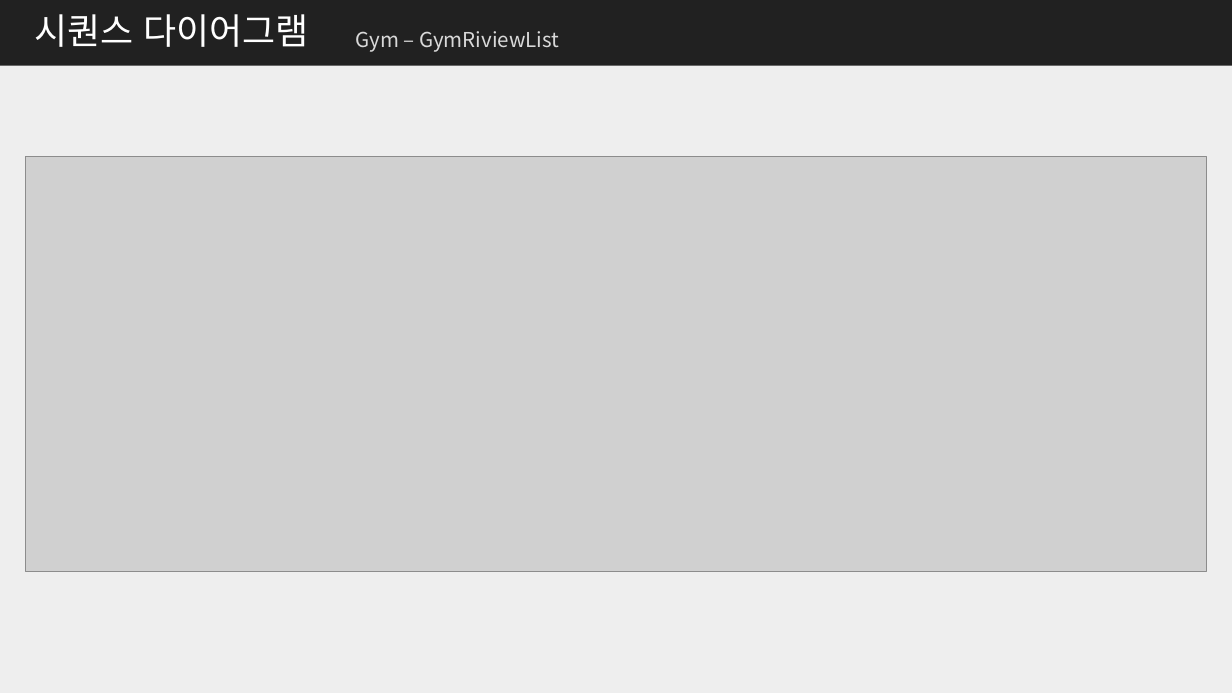
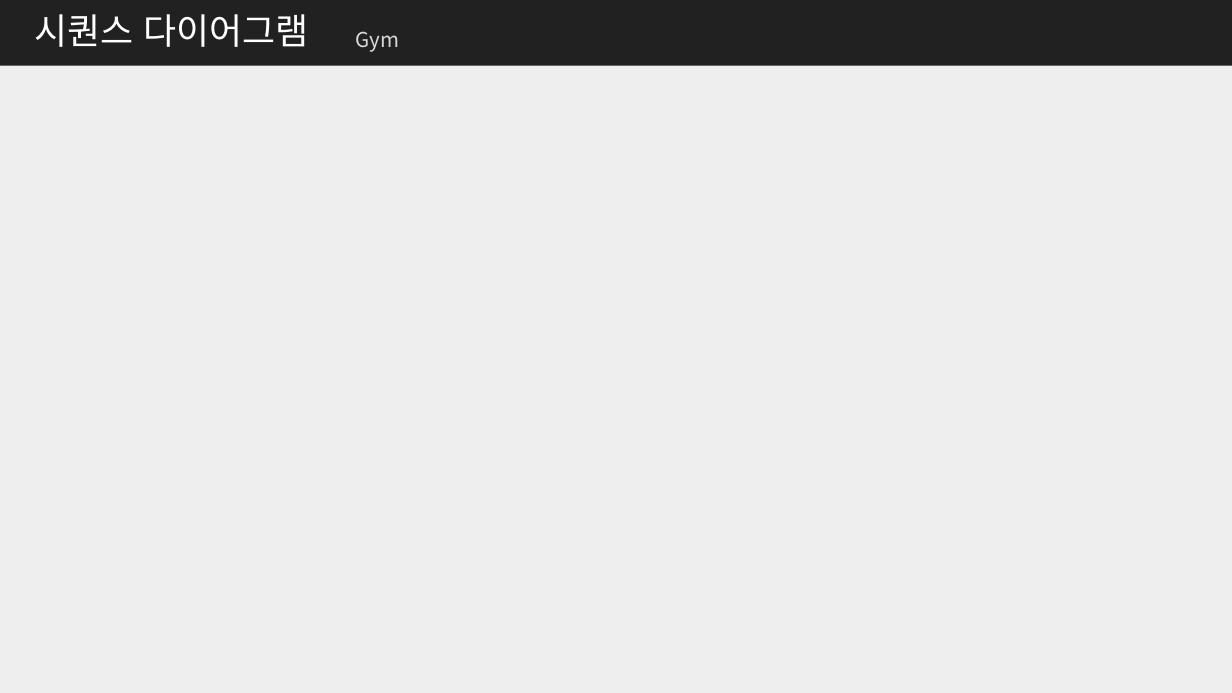
Before and after one commit to me0768/KHFinalProject, a slide deck: slide 22 of 보고서/클래스설계서_Final_Project.pptx (slide 27 before the commit). Drawn at 1232x693 pixels with LibreOffice and Linux fonts; fonts in the diff are those of the drawing; grey boxes stand for pictures. Boxes give left, top, right and bottom in pixels: in the first picture for what was removed or moved away, otherwise in the second. Text is boxed around its words. In the diff, an @@ line names an element or a change of style, - is before the commit and + after.

```diff
--- a/보고서/클래스설계서_Final_Project.pptx
+++ b/보고서/클래스설계서_Final_Project.pptx
@@ text at (355,31,399,52): text changed @@
-Gym – GymRiviewList
+Gym
@@ picture removed at (25,156,1206,571) @@
```
Also in this commit, not shown: 14 other slides changed, 6 slides removed, 16 other files.
